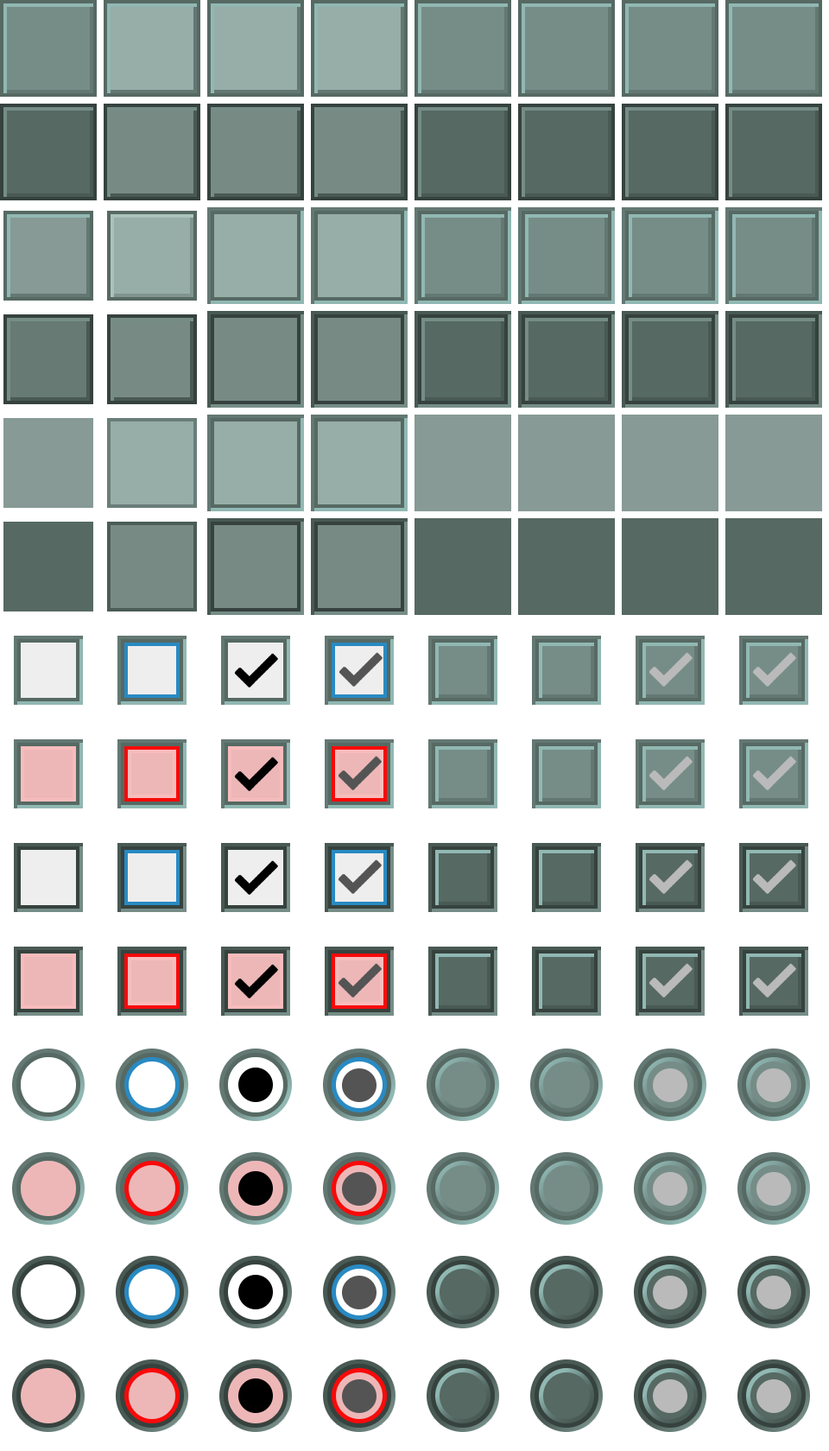
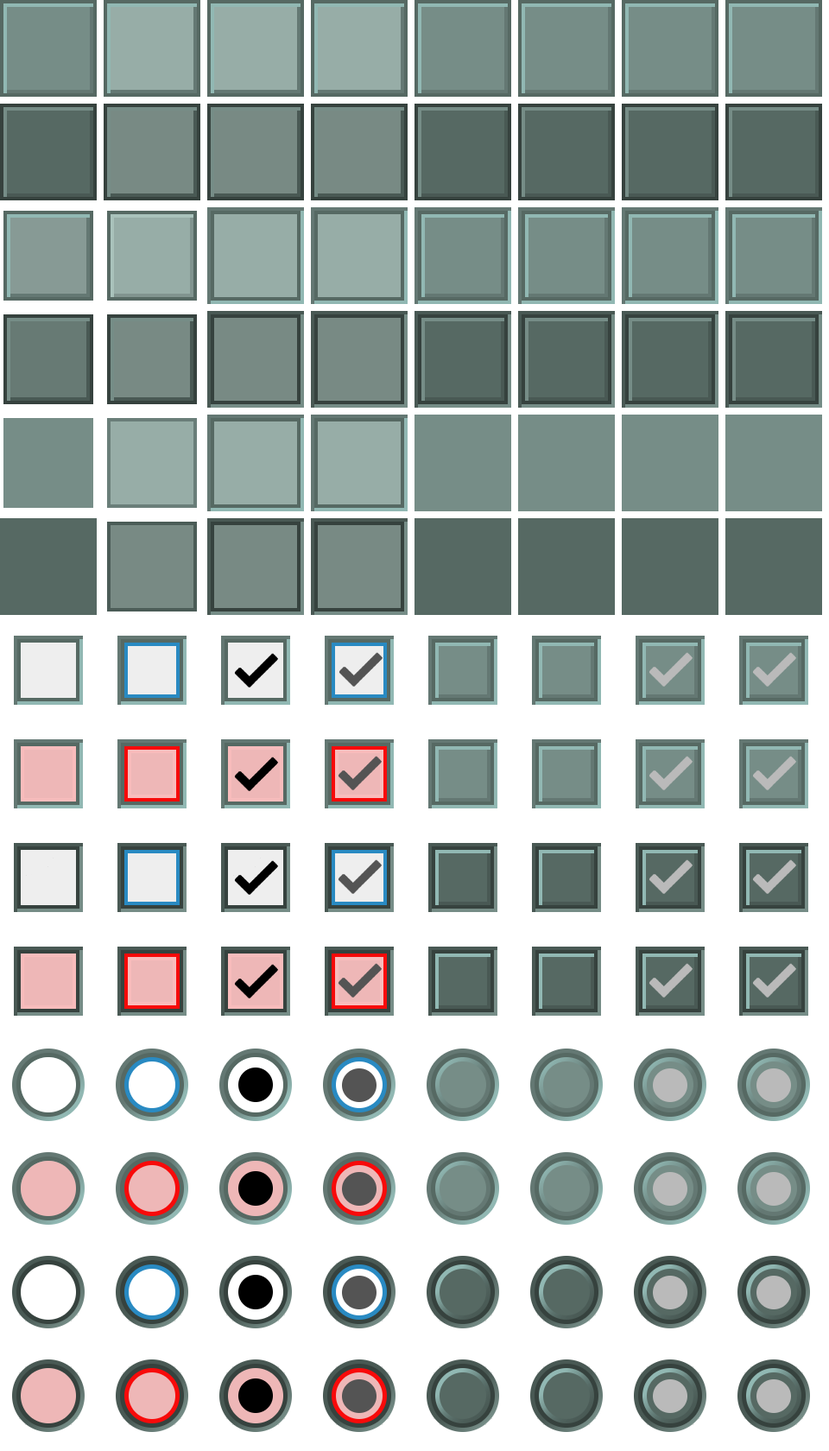
Revision of a layered (829, 1451) image; what changed, layer by layer:
painted on "Button-Flat-Light-" over <box>3,418,94,508</box>
painted on "Button-Flat-Light-D" over <box>414,414,512,512</box>
painted on "Button-Flat-Light-oD" over <box>518,414,616,512</box>
painted on "Button-Flat-Light-DS" over <box>621,414,719,512</box>
painted on "Button-Flat-Light-oDS" over <box>725,414,823,512</box>
painted on "Button-Flat-Dark-" over <box>0,518,97,616</box>
